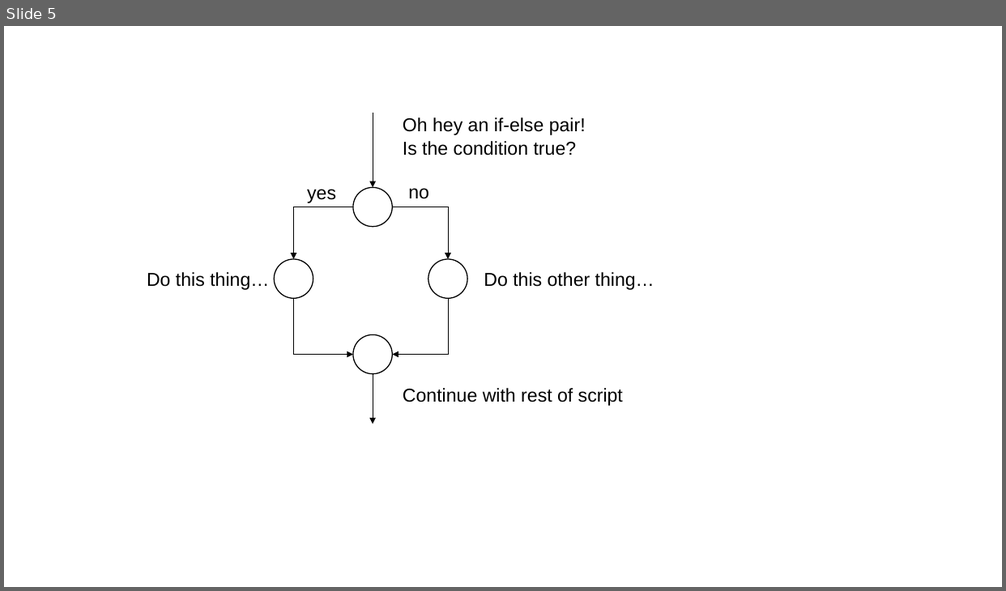
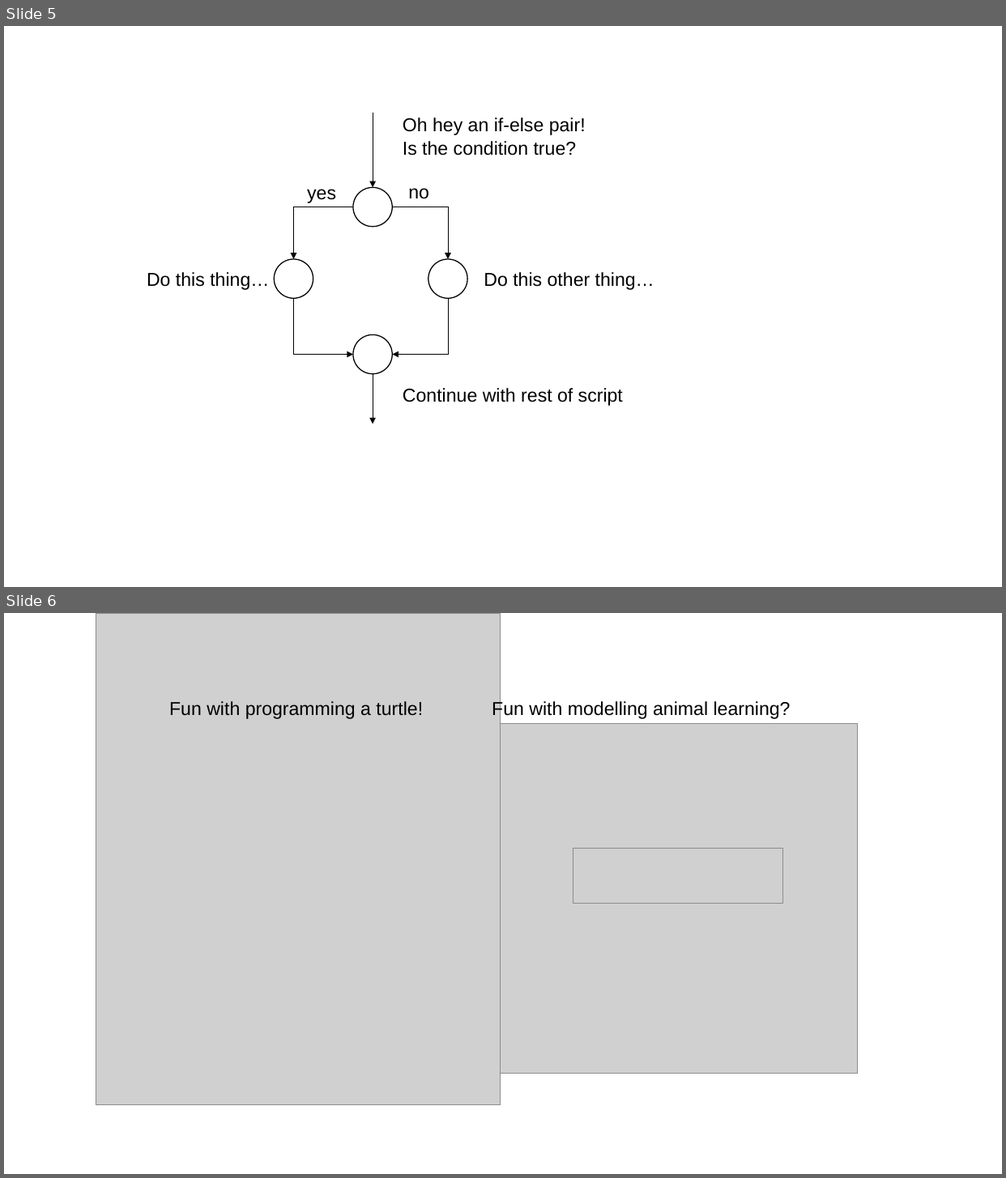
Before and after one commit to djnavarro/psyr, a slide deck: docs/images.pptx. Shown one above the other, each under a label of ours: slide 5 before the commit, slides 5 and 6 after it. The pictures are 1006x591 and 1006x1178 pixels, drawn with LibreOffice and Linux fonts; fonts in the diff are those of the drawing; grey boxes stand for pictures. Boxes give left, top, right and bottom in pixels: in the first picture for what was removed or moved away, otherwise in the second. Text is boxed around its words. In the diff, an @@ line names an element or a change of style, - is before the commit and + after.

Commit message:
added splash turtle

```diff
--- a/docs/images.pptx
+++ b/docs/images.pptx
@@ slide 6 added at [4, 613, 1002, 1174], background #FFFFFF @@
@@ picture added at [96, 613, 500, 1105] @@
@@ text added at [169, 701, 423, 719], 18 pt, text #000000 @@
+Fun with programming a turtle!
@@ text added at [492, 700, 791, 720], 18 pt, text #000000 @@
+Fun with modelling animal learning?
@@ picture added at [397, 724, 858, 1073] @@
@@ picture added at [573, 848, 782, 904] @@
```
Also in this commit, not shown: 5 other files.
